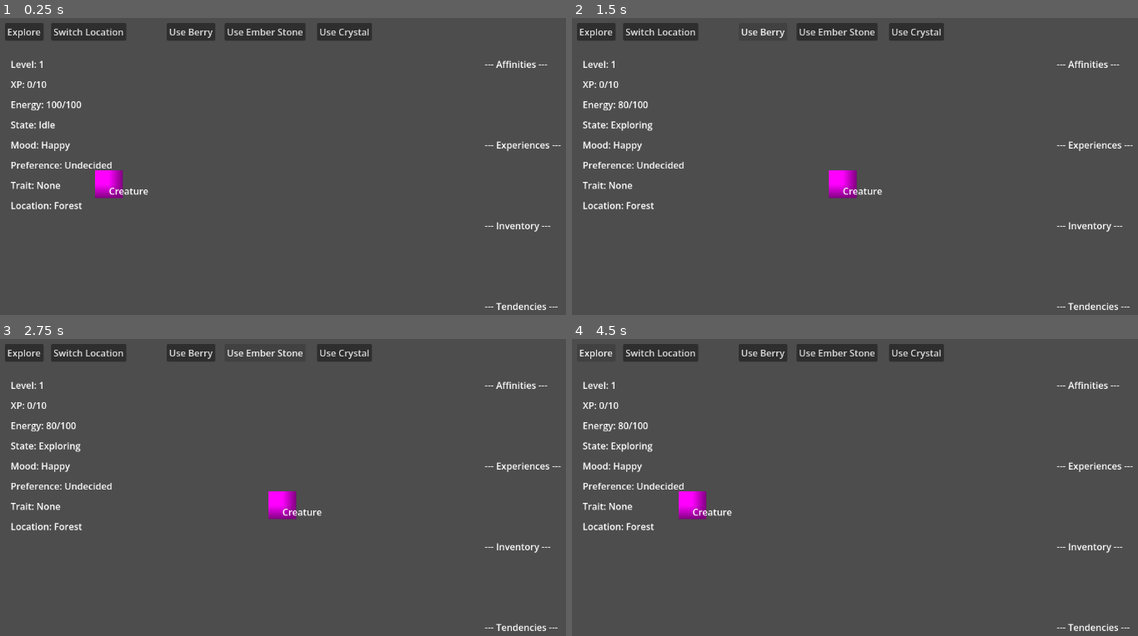
Above: before the commit, frames 1-4 (two rows, left to right).
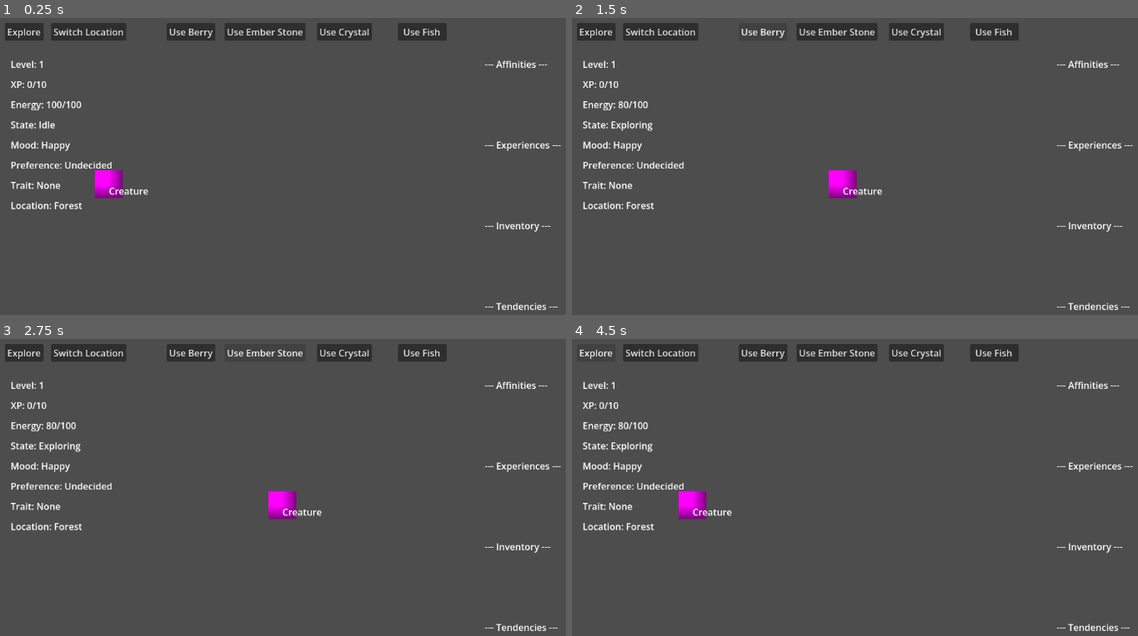
Above: after the commit, the same moments.

Repository: Radhika-15-Agarwal/CreatureGame
Game: Godot game, scene res://scenes/main.tscn
The game is run twice, just before and just after one commit, with the same random seed, the same clock (stepped at 60 frames per second) and the same inputs.
Inputs (mouse positions are in pixels of both pictures, inside the frame that each line leads up to):
- Up to frame 1 (0.25 s): no input
- Up to frame 2 (1.5 s): click "Explore" at 0.5 s; click "Use Berry" at 1.25 s
- Up to frame 3 (2.75 s): click "Use Ember Stone" at 2 s
- Up to frame 4 (4.5 s): click "Use Crystal" at 2.75 s; click (996, 353) at 3.5 s, where only the run after the commit has a clickable "Use Fish"; click "Explore" at 4.25 s

The runs differ from the first frame. In frame 1, 0.5% of the frame differs, in the area x 70-79%, y 1-8%; in frame 2, 0.5%; in frame 3, 0.5%; in frame 4, 0.5%.

Commit message:
Refactor creature systems and add location preference AI

Diff:
--- a/scenes/main.tscn
+++ b/scenes/main.tscn
@@ -118,6 +118,13 @@
 offset_bottom = 51.0
 text = "Use Crystal"
 
+[node name="UseFishButton" type="Button" parent="UI" unique_id=216869802]
+offset_left = 700.0
+offset_top = 20.0
+offset_right = 784.0
+offset_bottom = 51.0
+text = "Use Fish"
+
 [node name="AffinitiesLabel" type="RichTextLabel" parent="UI" unique_id=1650888944]
 offset_right = 40.0
 offset_bottom = 40.0
@@ -139,3 +146,4 @@
 [connection signal="pressed" from="UI/UseBerryButton" to="." method="_on_use_berry_button_pressed"]
 [connection signal="pressed" from="UI/UseEmberStoneButton" to="." method="_on_use_ember_stone_button_pressed"]
 [connection signal="pressed" from="UI/UseCrystalButton" to="." method="_on_use_crystal_button_pressed"]
+[connection signal="pressed" from="UI/UseFishButton" to="." method="_on_use_fish_button_pressed"]
--- a/scripts/creature.gd
+++ b/scripts/creature.gd
@@ -89,6 +89,9 @@
 
 var crystal_min_affinity := 1
 var crystal_max_affinity := 2
+
+var fish_min_affinity := 0
+var fish_max_affinity := 1
 
 
 #==================================================
@@ -131,7 +134,19 @@
 		"item": "Crystal",
 		"min_item": 1,
 		"max_item": 4
-	}
+	},
+	"Lake": {
+		"affinity": "Water",
+		"min_exp": 1,
+		"max_exp": 3,
+		"affinity_bonus": 0.1,
+		"affinity_gain_chance": 0.30,
+		"discovery_chance": 0.25,
+		"danger_chance": 0.25,
+		"item": "Fish",
+		"min_item": 1,
+		"max_item": 3
+	},
 }
 
 var trait_data := {
@@ -320,7 +335,7 @@
 	await return_home()
 
 	var item_amount = collect_items()
-	print("Found ", item_amount, " ", get_location_item())
+	add_log("Found " + str(item_amount) + " " + get_location_item())
 
 	process_location_experience()
 	process_events()
@@ -342,7 +357,7 @@
 		"Berry":
 			if energy >= max_energy:
 				inventory["Berry"] += 1
-				print("Energy Full!")
+				add_log("Energy Full!")
 				return
 			energy += random_range(berry_min_energy, berry_max_energy)
 			energy = min(energy, max_energy)
@@ -353,6 +368,11 @@
 		"Crystal":
 			gain_affinity("Earth", random_range(crystal_min_affinity, crystal_max_affinity))
 
+		"Fish":
+			gain_affinity("Water", random_range(fish_min_affinity, fish_max_affinity))
+			energy += 5.0
+			energy = min(energy, max_energy)
+
 	stats_changed.emit()
 
 
@@ -364,12 +384,26 @@
 
 func can_explore():
 	if exploring:
-		print("Already exploring")
+		add_log("Already exploring")
 		return false
 
 	if energy < exploration_energy_cost:
-		print("Too tired to explore")
+		add_log("Too tired to explore")
 		return false
+
+	var location_affinity = get_location_affinity()
+	var primary_affinity = get_primary_affinity()
+
+	if primary_affinity != "":
+		var dislikes = domain_data[primary_affinity].get("dislikes", [])
+
+		if location_affinity in dislikes:
+			# Base 20% refusal, +1% per affinity level (capped at 80%)
+			var refusal_chance = min(0.2 + (get_affinity(primary_affinity) * 0.01), 0.8)
+
+			if randf() < refusal_chance:
+				add_log("REFUSED! Creature dislikes " + location_affinity + " domains.")
+				return false
 
 	return true
 
@@ -378,7 +412,7 @@
 	energy -= exploration_energy_cost
 	stats_changed.emit()
 
-	print("Creature left to explore")
+	add_log("Creature left to explore")
 
 func travel_to_exploration():
 	var tween = create_tween()
@@ -447,7 +481,7 @@
 		if randf() < get_tendency_gain_chance("Curiosity"):
 			gain_tendency("Curiosity", random_range(tendency_min_gain, tendency_max_gain))
 
-		print("Discovered something new!")
+		add_log("Discovered something new!")
 
 	if randf() < final_danger_chance:
 		gain_event("Danger", get_event_reward("Danger"))
@@ -458,7 +492,7 @@
 			else:
 				gain_tendency("Bravery", -1)
 
-		print("Danger encountered!")
+		add_log("Danger encountered!")
 
 func process_affinity_bonus():
 	var location_affinity = get_location_affinity()
@@ -473,7 +507,7 @@
 
 	if randf() < bonus_chance:
 		gain_experience(current_location, random_range(affinity_bonus_min_exp, affinity_bonus_max_exp))
-		print(location_affinity, " affinity bonus!")
+		add_log(location_affinity + " affinity bonus!")
 
 func process_affinity_growth():
 	var location_affinity = get_location_affinity()
@@ -488,7 +522,7 @@
 	exploring = false
 	stats_changed.emit()
 
-	print("Creature returned")
+	add_log("Creature returned")
 
 
 
@@ -502,7 +536,7 @@
 	while xp >= get_xp_threshold():
 		xp -= get_xp_threshold()
 		level += 1
-		print("Level Up! ", level)
+		add_log("Level Up! Level " + str(level))
 
 	stats_changed.emit()
 
@@ -573,6 +607,17 @@
 
 	return modifier
 
+func get_primary_affinity() -> String:
+	var highest_affinity = ""
+	var max_val = 0
+
+	for affinity in affinities:
+		if affinities[affinity] > max_val:
+			max_val = affinities[affinity]
+			highest_affinity = affinity
+
+	return highest_affinity
+
 
 
 #==================================================
@@ -734,3 +779,6 @@
 
 func random_range(min_value: int, max_value: int):
 	return randi_range(min_value, max_value)
+
+func add_log(message: String):
+	print(message)
--- a/scripts/main.gd
+++ b/scripts/main.gd
@@ -19,3 +19,6 @@
 
 func _on_use_crystal_button_pressed() -> void:
 	creature.use_item("Crystal")
+
+func _on_use_fish_button_pressed() -> void:
+	creature.use_item("Fish")
